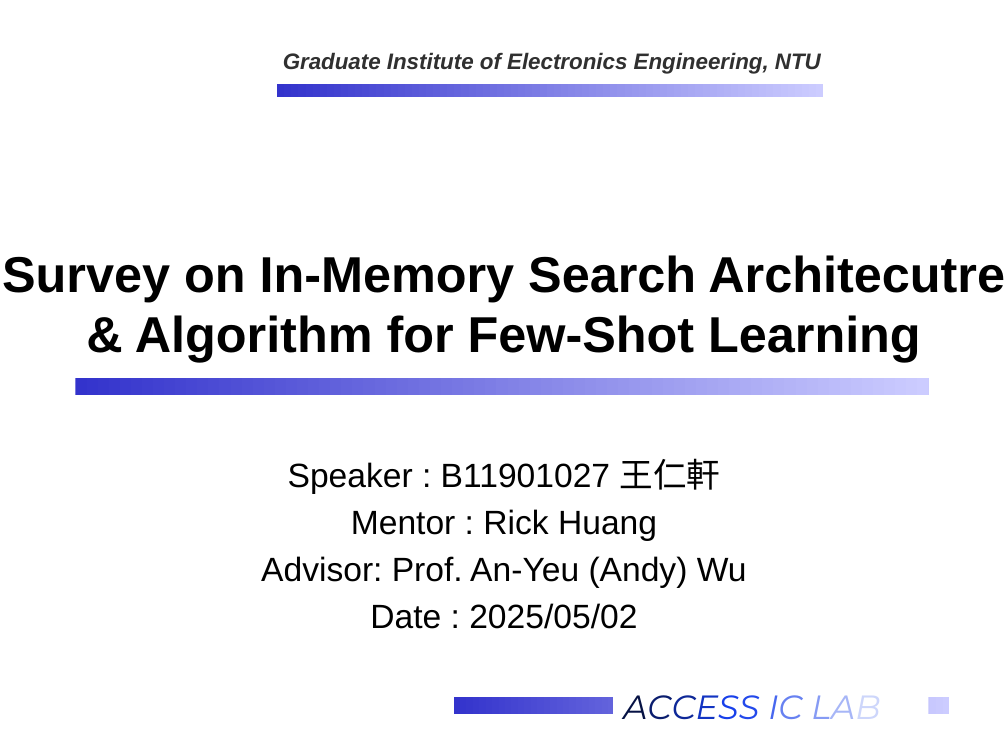
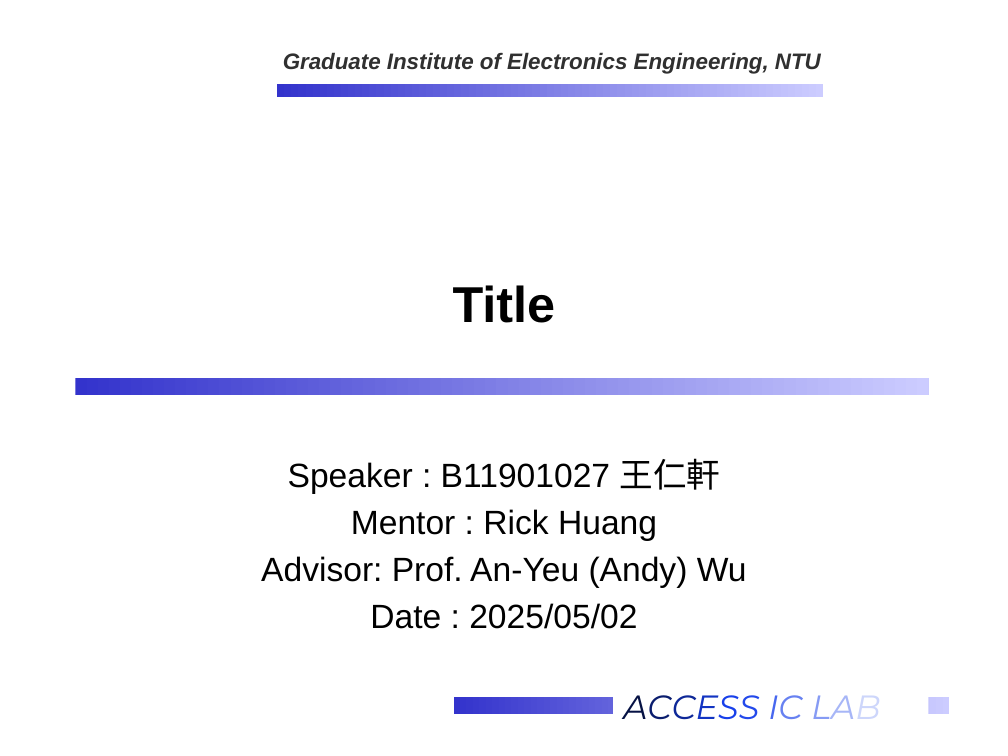
Before and after one commit to Oniontow/AndyWu_Project, a slide deck: slide 1 of b11901027_王仁軒.pptx. Drawn at 1008x756 pixels with LibreOffice and Linux fonts; fonts in the diff are those of the drawing; background and template pictures are left out. Boxes give left, top, right and bottom in pixels: in the first picture for what was removed or moved away, otherwise in the second. Text is boxed around its words. In the diff, an @@ line names an element or a change of style, - is before the commit and + after.

Commit message:
ppt

```diff
--- a/b11901027_王仁軒.pptx
+++ b/b11901027_王仁軒.pptx
@@ title at (453, 285, 556, 323): text changed @@
-Survey on In-Memory Search Architecutre & Algorithm for Few-Shot Learning
+Title
```
Also in this commit, not shown: 1 other slide changed, 3 slides added, 2 slides removed, 1 other file.
